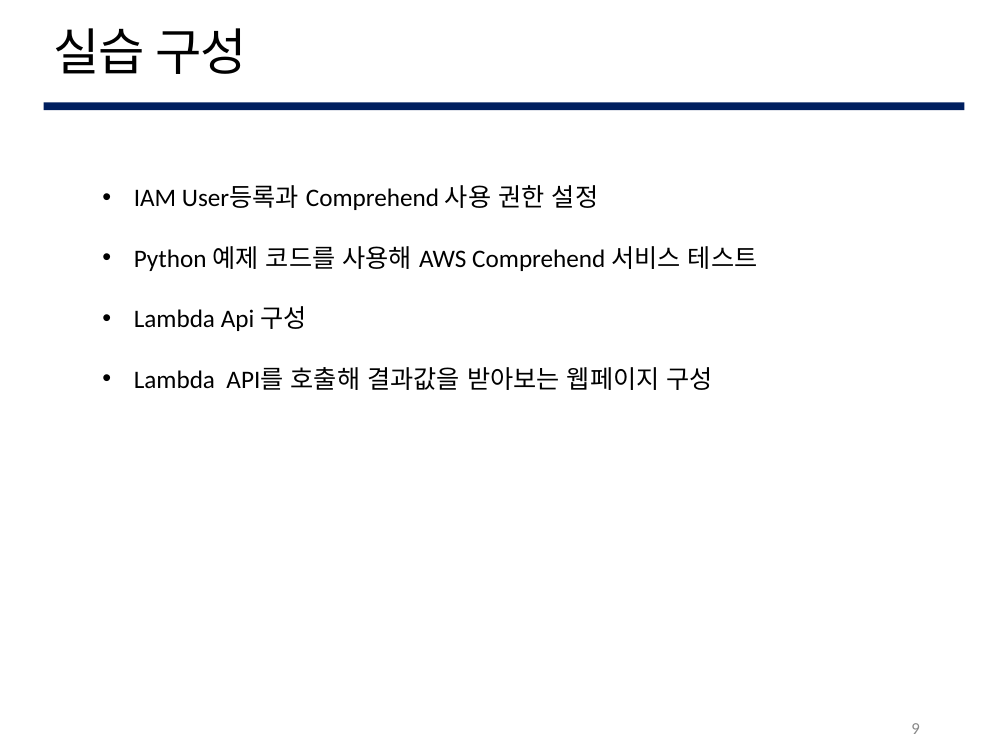
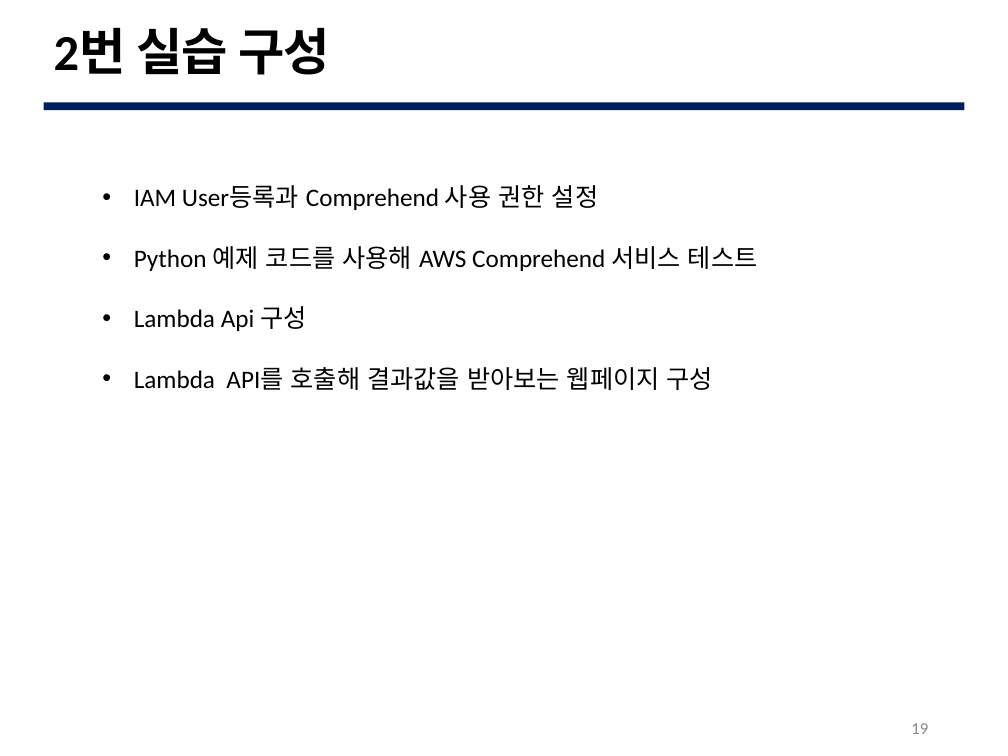
Before and after one commit to lee95292/AWS_Comprehend_onUse, a slide deck: slide 19 of slides/AWS_Comprehend.pptx (slide 9 before the commit). Drawn at 1008x756 pixels with LibreOffice and Linux fonts; fonts in the diff are those of the drawing; background and template pictures are left out. Boxes give left, top, right and bottom in pixels: in the first picture for what was removed or moved away, otherwise in the second. Text is boxed around its words. In the diff, an @@ line names an element or a change of style, - is before the commit and + after.

```diff
--- a/slides/AWS_Comprehend.pptx
+++ b/slides/AWS_Comprehend.pptx
@@ text at (54,27,330,75): text changed; bold on @@
-실습 구성
+2번 실습 구성
@@ page number at (911,723,928,734): text changed @@
-9
+19
```
Also in this commit, not shown: 3 other slides changed, 8 slides added, 1 other file.
